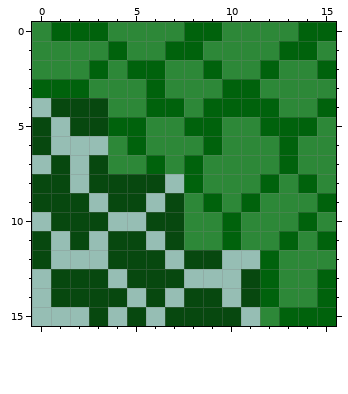
Pixel-art sprite, stored at images/leaf_tr_bg.png. That is the earlier state.
The file is 16x16 pixels.
Now the later version:
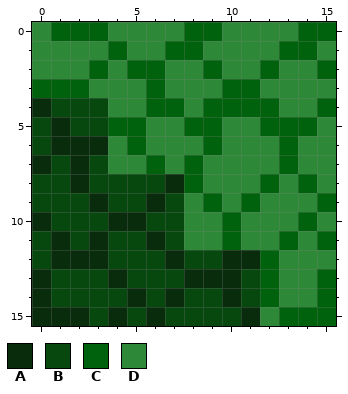
Palette (. is transparent): A #092c0d  B #07480f  C #00620c  D #2d8838
Edits made:
{"y":4,"x":0,"old":".","new":"A"}
{"y":5,"x":1,"old":".","new":"A"}
{"y":6,"x":1,"old":"...","new":"AAA"}
{"y":7,"x":0,"old":".","new":"A"}
{"y":7,"x":2,"old":".","new":"A"}
{"y":8,"x":2,"old":".","new":"A"}
{"y":8,"x":7,"old":".","new":"A"}
{"y":9,"x":3,"old":".","new":"A"}
{"y":9,"x":6,"old":".","new":"A"}
{"y":10,"x":0,"old":".","new":"A"}
{"y":10,"x":4,"old":"..","new":"AA"}
{"y":11,"x":1,"old":".","new":"A"}
{"y":11,"x":3,"old":".","new":"A"}
{"y":11,"x":6,"old":".","new":"A"}
{"y":12,"x":1,"old":"...","new":"AAA"}
{"y":12,"x":7,"old":".","new":"A"}
{"y":12,"x":10,"old":"..","new":"AA"}
{"y":13,"x":0,"old":".","new":"A"}
{"y":13,"x":4,"old":".","new":"A"}
{"y":13,"x":8,"old":"...","new":"AAA"}
{"y":14,"x":0,"old":".","new":"A"}
{"y":14,"x":5,"old":".","new":"A"}
{"y":14,"x":7,"old":".","new":"A"}
{"y":14,"x":10,"old":".","new":"A"}
{"y":15,"x":0,"old":"...","new":"AAA"}
{"y":15,"x":4,"old":".","new":"A"}
{"y":15,"x":6,"old":".","new":"A"}
{"y":15,"x":11,"old":".","new":"A"}
